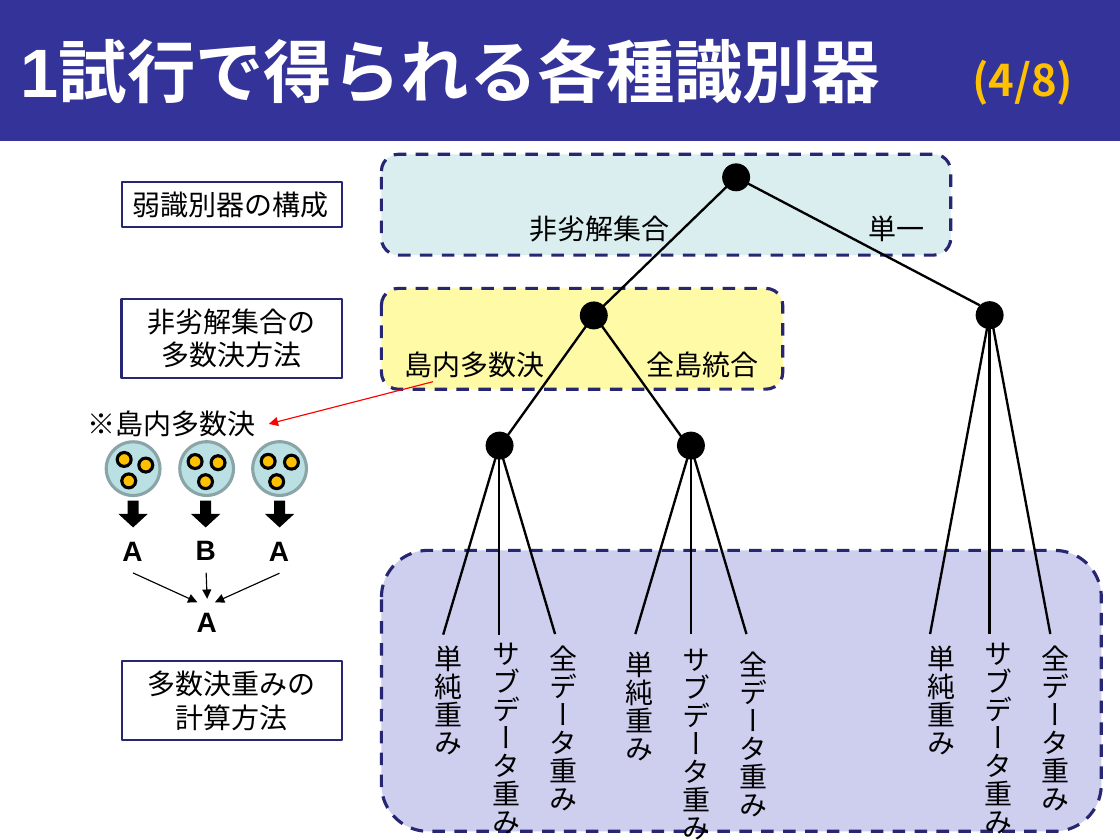
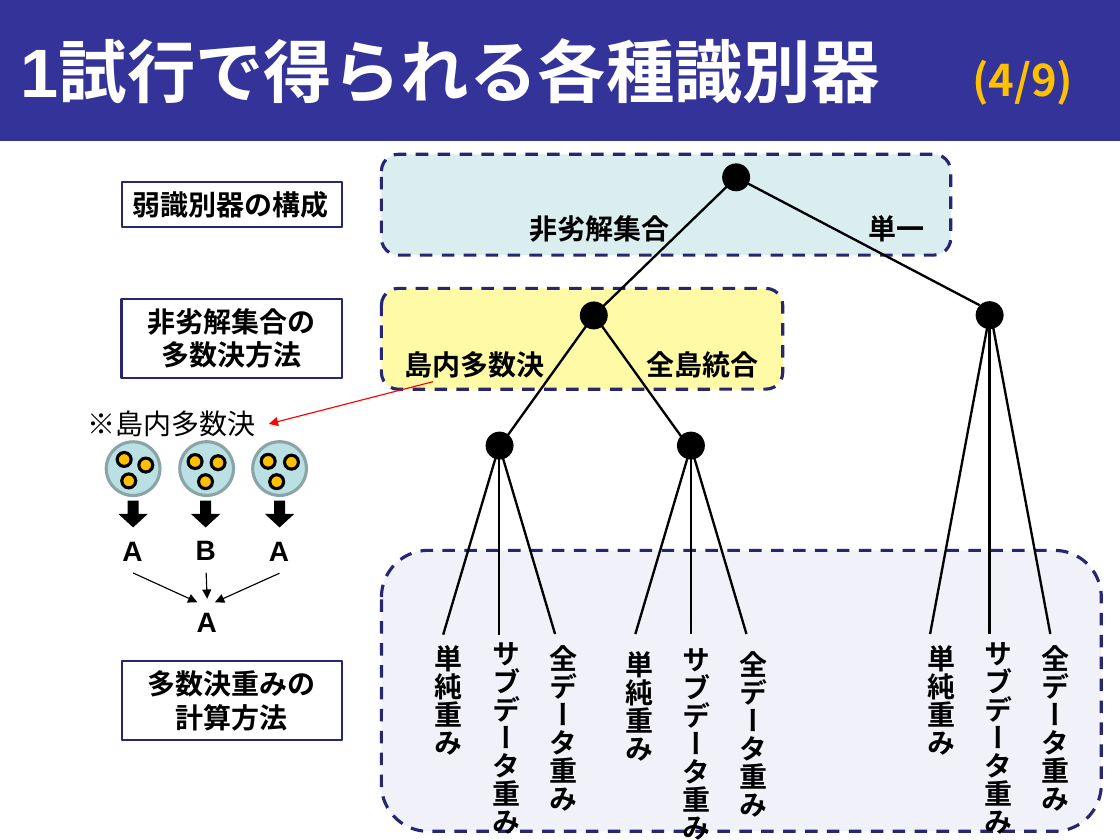
Before and after one commit to onikUone/Junior_slides, a slide deck: slide 4 of 進捗報告_第2回_20190115.pptx. Drawn at 1120x840 pixels with LibreOffice and Linux fonts; fonts in the diff are those of the drawing. Boxes give left, top, right and bottom in pixels: in the first picture for what was removed or moved away, otherwise in the second. Text is boxed around its words. In the diff, an @@ line names an element or a change of style, - is before the commit and + after.

```diff
--- a/進捗報告_第2回_20190115.pptx
+++ b/進捗報告_第2回_20190115.pptx
@@ page number at [972,60,1073,105]: text changed @@
-(4/8)
+(4/9)
@@ rounded rectangle at [382,550,1102,831]: fill #CECEEF to #CECEEF at 27% opacity @@
@@ bold on in 16 elements at [868,215,924,247], [530,215,670,247], [647,351,759,378], [404,351,544,383], [122,183,343,227], [121,299,342,379], [122,661,342,740], [435,645,463,755], [625,651,653,761], [927,645,955,755], [549,645,577,811], [1042,645,1070,811], [739,651,767,817], [492,642,520,834], [682,648,710,840], [985,642,1013,834] @@
```
Also in this commit, not shown: 2 other slides changed, 1 slide added.
